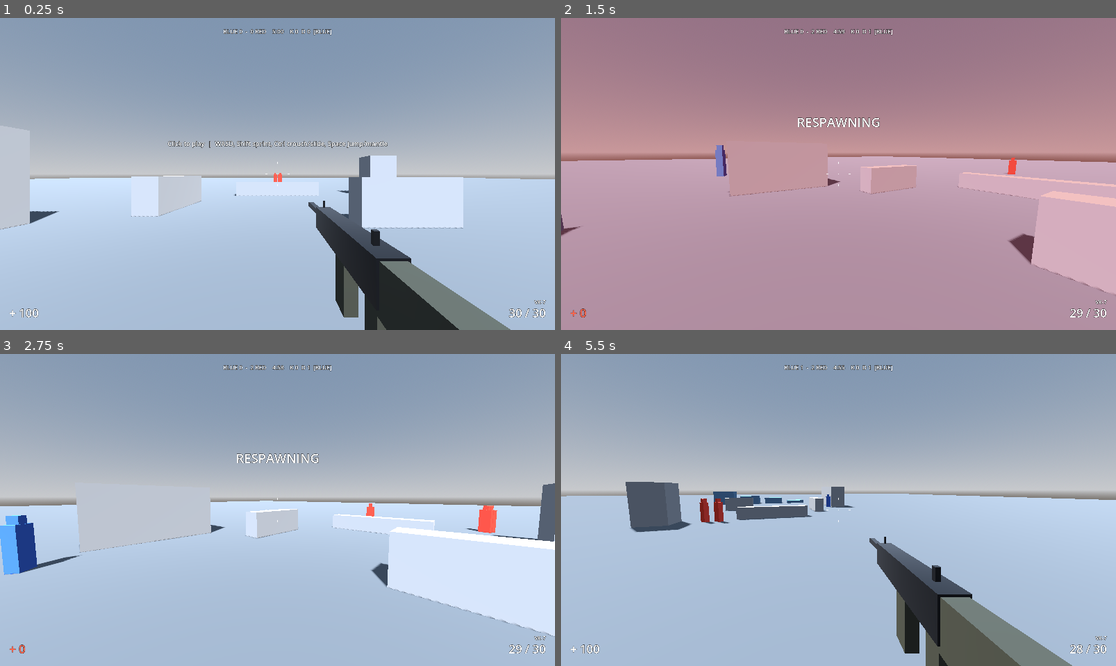
Above: before the commit, frames 1-4 (two rows, left to right).
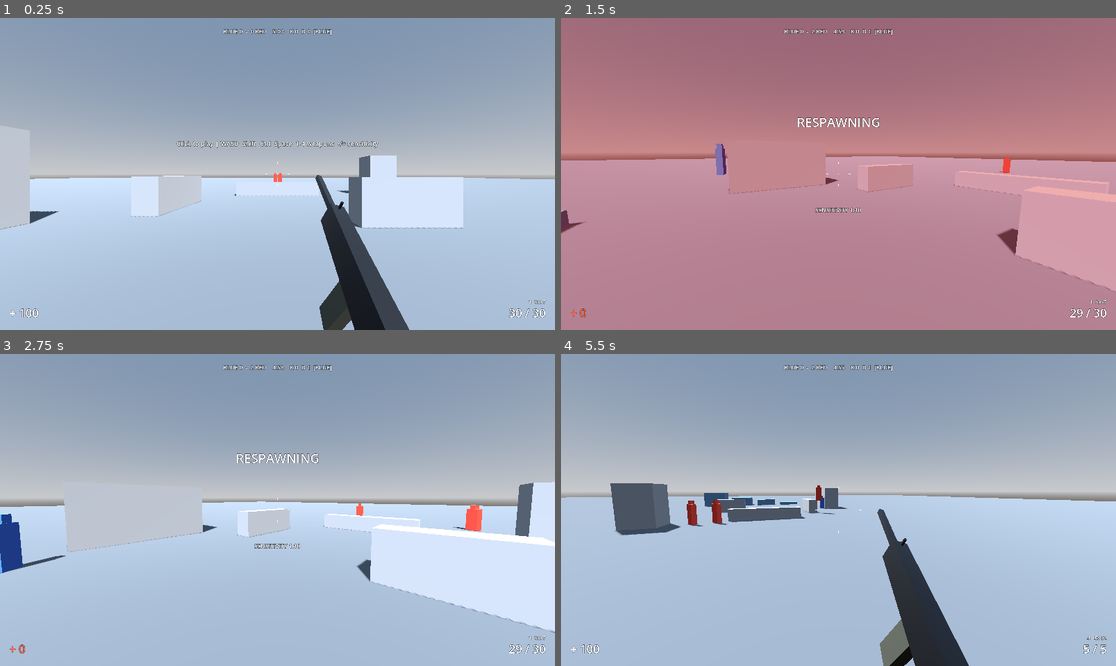
Above: after the commit, the same moments.

Repository: kosj/fps1
Game: Godot game, scene res://game/main.tscn
Same seed, same stepped clock (60 frames per second), same inputs: the game is played once before the commit and once after it.
Inputs (mouse positions are in pixels of both pictures, inside the frame that each line leads up to):
- Up to frame 1 (0.25 s): no input
- Up to frame 2 (1.5 s): tap Enter at 0.5 s; move the mouse to (960, 158) at 0.52 s; hold D (move_right) 0.53-1.28 s; right-click (960, 158) at 0.6 s; click (960, 158) at 0.67 s; tap Space (jump) at 0.77, 1.07 s; tap Ctrl (crouch) at 0.8, 1.35 s; move the mouse to (810, 174) at 1.27 s; hold = (sens_up, bound only after the commit) from 1.28 s (still down)
- Up to frame 3 (2.75 s): keep holding = (sens_up, bound only after the commit); tap Space (jump) at 1.52, 1.82 s; click (249, 510) at 1.55 s; move the mouse to (288, 503) at 2.02 s; click (288, 503) at 2.1 s; tap Shift (sprint) at 2.3 s
- Up to frame 4 (5.5 s): keep holding = (sens_up, bound only after the commit); move the mouse to (832, 516) at 2.77 s; tap Shift (sprint) at 2.85 s; click (832, 516) at 2.92 s; tap Space (jump) at 3.02, 3.32, 3.77, 4.07, 4.52, 4.82 s; tap 1 (weapon_1, bound only after the commit) at 3.05, 3.6 s; move the mouse to (877, 513) at 3.52 s; click (877, 513) at 3.67 s; tap 2 (weapon_2, bound only after the commit) at 3.8, 4.35 s; tap R (reload) at 4.15 s; move the mouse to (794, 506) at 4.27 s; click (794, 506) at 4.42 s; tap 3 (weapon_3, bound only after the commit) at 4.55, 5.1 s; move the mouse to (844, 510) at 5.02 s; click (844, 510) at 5.17 s; tap 4 (weapon_4, bound only after the commit) at 5.3 s

The runs differ from the first frame. In frame 1, 6.3% of the frame differs, in the area x 30-99%, y 39-100%; in frame 2, 2.1%; in frame 3, 5.3%; in frame 4, 8.3%, in the area x 0-100%, y 3-100%.

Commit message:
Weapons: SMG, shotgun and sniper, weapon switching, sensitivity setting
- Four data-driven weapons with distinct roles; balance tests guard
  the roles (time to kill by range, shotgun reach, sniper one-shot
  only on headshots)
- Weapon slot travels in InputCmd so the server and bots switch the
  same way; switching cancels a reload and takes 0.4 s
- Shotgun fires 8 pellets, each resolved by the same hit code
- Mouse sensitivity with - and = keys, saved to user settings; aiming
  sensitivity scales with zoom
- Bots carry the rifle, SMG or shotgun

Co-Authored-By: Claude Fable 5.2 <noreply@anthropic.com>
Claude-Session: https://claude.ai/code/session_01AU5XTYvP8kqhP5guiFZ1PH

Diff:
--- a/game/bots/combat_bot.gd
+++ b/game/bots/combat_bot.gd
@@ -20,6 +20,8 @@
 var aim_error_min := 0.03
 var settle_time := 1.5
 var fire_cone := 0.05
+## 봇이 드는 무기 슬롯.
+var weapon_slot := 0
 
 var _rng := RandomNumberGenerator.new()
 var _yaw := 0.0
@@ -55,6 +57,7 @@
 		_fight(cmd, delta, eye, feet, enemies)
 	cmd.yaw = _yaw
 	cmd.pitch = _pitch
+	cmd.weapon = weapon_slot
 	return cmd
 
 
--- a/game/core/input_setup.gd
+++ b/game/core/input_setup.gd
@@ -11,6 +11,12 @@
 	"sprint": KEY_SHIFT,
 	"crouch": KEY_CTRL,
 	"reload": KEY_R,
+	"weapon_1": KEY_1,
+	"weapon_2": KEY_2,
+	"weapon_3": KEY_3,
+	"weapon_4": KEY_4,
+	"sens_down": KEY_MINUS,
+	"sens_up": KEY_EQUAL,
 }
 
 const MOUSE_ACTIONS := {
--- a/game/net/game_session.gd
+++ b/game/net/game_session.gd
@@ -231,7 +231,10 @@
 	for index in count:
 		var id := 1000 + index
 		var entry := _add_participant(id, "bot")
-		entry["bot"] = CombatBot.new(id * 7919, entry["player"].rotation.y)
+		var bot := CombatBot.new(id * 7919, entry["player"].rotation.y)
+		# 봇은 소총, 기관단총, 산탄총을 번갈아 든다. 저격총은 봇의 조준 방식과 맞지 않아 뺀다.
+		bot.weapon_slot = index % 3
+		entry["bot"] = bot
 
 
 ## 참가자를 만들어 인원이 적은 팀에 넣는다.
@@ -458,6 +461,7 @@
 		var status := [
 			player.health, player.alive, player.weapon.state.ammo, entry["kills"], entry["deaths"],
 			entry["team"], _team_scores[0], _team_scores[1], _time_left, _intermission_left > 0.0,
+			player.weapon.slot,
 		]
 		_rpc_snapshot.rpc_id(id, _tick, entry["last_seq"], player.capture_state(), status, others)
 
@@ -700,7 +704,7 @@
 
 	if _local == null:
 		return
-	_local.apply_net_status(float(status[0]), bool(status[1]), int(status[2]))
+	_local.apply_net_status(float(status[0]), bool(status[1]), int(status[2]), int(status[10]))
 	if _local.hud != null:
 		_show_match_hud(
 			int(status[5]), int(status[6]), int(status[7]), float(status[8]),
--- a/game/player/input_cmd.gd
+++ b/game/player/input_cmd.gd
@@ -9,6 +9,7 @@
 const RELOAD := 32
 const ALL_BUTTONS := 63
 const PITCH_LIMIT := 1.55
+const MAX_WEAPON_SLOT := 3
 
 var seq := 0
 ## x: 좌우, y: 전후(전진이 -1).
@@ -18,6 +19,8 @@
 var buttons := 0
 ## 이 입력을 만들 때 클라이언트가 다른 플레이어를 그리던 서버 틱. 지연 보상에 쓴다.
 var view_tick := 0.0
+## 들고 있으려는 무기 슬롯(0부터).
+var weapon := 0
 
 
 func has(flag: int) -> bool:
@@ -25,16 +28,17 @@
 
 
 func to_array() -> Array:
-	return [seq, move, yaw, pitch, buttons, view_tick]
+	return [seq, move, yaw, pitch, buttons, view_tick, weapon]
 
 
 ## 네트워크로 받은 배열을 검증해 입력으로 바꾼다. 형식이 틀리면 null.
 ## 클라이언트는 신뢰할 수 없으므로 범위를 벗어난 값은 잘라 낸다.
 static func from_array(data: Array) -> RefCounted:
-	if data.size() != 6:
+	if data.size() != 7:
 		return null
-	if typeof(data[0]) != TYPE_INT or typeof(data[4]) != TYPE_INT:
-		return null
+	for index: int in [0, 4, 6]:
+		if typeof(data[index]) != TYPE_INT:
+			return null
 	if typeof(data[1]) != TYPE_VECTOR2:
 		return null
 	for index: int in [2, 3, 5]:
@@ -53,4 +57,5 @@
 	cmd.pitch = clampf(float(data[3]), -PITCH_LIMIT, PITCH_LIMIT)
 	cmd.buttons = int(data[4]) & ALL_BUTTONS
 	cmd.view_tick = float(data[5])
+	cmd.weapon = clampi(int(data[6]), 0, MAX_WEAPON_SLOT)
 	return cmd
--- a/game/player/player.gd
+++ b/game/player/player.gd
@@ -16,8 +16,14 @@
 const ViewModel := preload("res://game/weapons/view_model.gd")
 const Hud := preload("res://game/ui/hud.gd")
 const SfxSynth := preload("res://game/audio/sfx_synth.gd")
-const DEFAULT_WEAPON := preload("res://game/weapons/data/rifle_vk7.tres")
-const MOUSE_SENSITIVITY := 0.002
+const LOADOUT := [
+	preload("res://game/weapons/data/rifle_vk7.tres"),
+	preload("res://game/weapons/data/smg_kestrel.tres"),
+	preload("res://game/weapons/data/shotgun_m90.tres"),
+	preload("res://game/weapons/data/sniper_lr12.tres"),
+]
+const SETTINGS_PATH := "user://settings.cfg"
+const BASE_SENSITIVITY := 0.002
 const ADS_SENSITIVITY_SCALE := 0.6
 const PITCH_LIMIT := 1.55
 const BASE_FOV := 80.0
@@ -46,6 +52,8 @@
 var view_from_cmd := false
 ## 헤드리스 테스트에는 포인터 잠금이 없으므로 끌 수 있게 한다.
 var require_mouse_capture := true
+## 마우스 감도 배율. - 와 = 키로 조절하고 설정 파일에 저장한다.
+var sensitivity_scale := 1.0
 var weapon: WeaponController
 var view_model: ViewModel
 var hud: Hud
@@ -58,6 +66,7 @@
 var _mantle_progress := 0.0
 var _prev_buttons := 0
 var _suppress_fire := false
+var _selected_slot := 0
 var _step_distance := 0.0
 var _shape: CapsuleShape3D
 var _sounds := {}
@@ -88,10 +97,10 @@
 		_build_view()
 	else:
 		_camera.current = false
-	weapon.setup(self, DEFAULT_WEAPON)
+	weapon.setup(self, LOADOUT)
 	if is_local:
-		hud.set_weapon_name(weapon.data.display_name)
 		hud.set_health(health, MAX_HEALTH)
+		_load_settings()
 
 
 ## 입력을 받아도 되는 상태인지. 브라우저에서는 클릭으로 포인터를 잠근 뒤부터 조작한다.
@@ -146,6 +155,10 @@
 	for action: String in _button_actions:
 		if Input.is_action_pressed(action):
 			cmd.buttons |= int(_button_actions[action])
+	for index in LOADOUT.size():
+		if Input.is_action_pressed("weapon_%d" % (index + 1)):
+			_selected_slot = index
+	cmd.weapon = _selected_slot
 	# 포인터를 잠그려고 누른 클릭이 그대로 발사되지 않게 한다.
 	if _suppress_fire:
 		if cmd.has(InputCmd.FIRE):
@@ -213,7 +226,7 @@
 
 
 ## 서버가 알려 준 체력과 생존 여부를 반영한다.
-func apply_net_status(new_health: float, new_alive: bool, ammo: int) -> void:
+func apply_net_status(new_health: float, new_alive: bool, ammo: int, server_slot: int) -> void:
 	if new_alive and not alive:
 		weapon.reset()
 		move_state = MoveState.NORMAL
@@ -227,7 +240,7 @@
 		if is_local:
 			hud.set_health(health, MAX_HEALTH)
 	# 예측한 탄약이 서버와 크게 어긋났을 때만 맞춘다(발사 직후의 작은 차이는 정상).
-	if absi(weapon.state.ammo - ammo) > 3:
+	if server_slot == weapon.slot and absi(weapon.state.ammo - ammo) > 3:
 		weapon.state.ammo = ammo
 		weapon.ammo_changed.emit(ammo, weapon.data.magazine_size)
 
@@ -254,9 +267,22 @@
 		_suppress_fire = true
 	elif event.is_action_pressed("ui_cancel"):
 		Input.mouse_mode = Input.MOUSE_MODE_VISIBLE
+	elif event.is_action_pressed("sens_down"):
+		_set_sensitivity(sensitivity_scale / 1.1)
+	elif event.is_action_pressed("sens_up"):
+		_set_sensitivity(sensitivity_scale * 1.1)
+	elif event is InputEventMouseButton and event.is_pressed() and captured:
+		# 마우스 휠로 다음/이전 무기.
+		var button := (event as InputEventMouseButton).button_index
+		if button == MOUSE_BUTTON_WHEEL_DOWN:
+			_selected_slot = (_selected_slot + 1) % LOADOUT.size()
+		elif button == MOUSE_BUTTON_WHEEL_UP:
+			_selected_slot = (_selected_slot + LOADOUT.size() - 1) % LOADOUT.size()
 	elif event is InputEventMouseMotion and captured:
 		var motion := event as InputEventMouseMotion
-		var sensitivity := MOUSE_SENSITIVITY * lerpf(1.0, ADS_SENSITIVITY_SCALE, weapon.aim_blend)
+		var zoom := weapon.data.ads_fov / BASE_FOV
+		var ads_scale := lerpf(1.0, ADS_SENSITIVITY_SCALE * zoom / 0.6875, weapon.aim_blend)
+		var sensitivity := BASE_SENSITIVITY * sensitivity_scale * ads_scale
 		add_view_rotation(-motion.relative.x * sensitivity, -motion.relative.y * sensitivity)
 		view_model.add_look_delta(motion.relative)
 
@@ -436,6 +462,7 @@
 	weapon.reload_started.connect(_on_reload_started)
 	weapon.reload_finished.connect(_on_reload_finished)
 	weapon.dry_fired.connect(_play.bind("dry"))
+	weapon.weapon_changed.connect(_on_weapon_changed)
 
 
 func _add_sound(key: String, stream: AudioStream, polyphony: int, volume_db: float) -> void:
@@ -466,6 +493,26 @@
 	get_tree().create_timer(IMPACT_LIFETIME).timeout.connect(marker.queue_free)
 
 
+func _on_weapon_changed(data: Resource) -> void:
+	hud.set_weapon_name("%d  %s" % [weapon.slot + 1, data.get("display_name")])
+	hud.set_reloading(false)
+	view_model.play_reload(WeaponController.SWITCH_TIME)
+
+
+func _set_sensitivity(value: float) -> void:
+	sensitivity_scale = clampf(value, 0.2, 5.0)
+	hud.show_notice("SENSITIVITY %.2f" % sensitivity_scale)
+	var config := ConfigFile.new()
+	config.set_value("input", "sensitivity_scale", sensitivity_scale)
+	config.save(SETTINGS_PATH)
+
+
+func _load_settings() -> void:
+	var config := ConfigFile.new()
+	if config.load(SETTINGS_PATH) == OK:
+		sensitivity_scale = clampf(config.get_value("input", "sensitivity_scale", 1.0), 0.2, 5.0)
+
+
 func _on_reload_started(duration: float) -> void:
 	view_model.play_reload(duration)
 	hud.set_reloading(true)
--- a/game/ui/hud.gd
+++ b/game/ui/hud.gd
@@ -14,6 +14,8 @@
 var _score_label: Label
 var _damage_overlay: ColorRect
 var _message_label: Label
+var _notice_label: Label
+var _notice_left := 0.0
 
 
 func _ready() -> void:
@@ -46,13 +48,16 @@
 	_message_label = _make_label(root, 44, Control.PRESET_CENTER)
 	_message_label.offset_top = -200
 	_message_label.offset_bottom = -150
+	_notice_label = _make_label(root, 20, Control.PRESET_CENTER)
+	_notice_label.offset_top = 110
+	_notice_label.offset_bottom = 140
 	_status_label = _make_label(root, 20, Control.PRESET_CENTER)
 	_status_label.offset_top = 60
 	_status_label.offset_bottom = 90
 	_hint_label = _make_label(root, 22, Control.PRESET_CENTER)
 	_hint_label.offset_top = -120
 	_hint_label.offset_bottom = -90
-	_hint_label.text = "Click to play  |  WASD, Shift sprint, Ctrl crouch/slide, Space jump/mantle"
+	_hint_label.text = "Click to play | WASD  Shift  Ctrl  Space  1-4 weapons  -/= sensitivity"
 
 
 func set_ammo(ammo: int, magazine_size: int) -> void:
@@ -81,8 +86,16 @@
 	_damage_overlay.color.a = 0.35
 
 
+## 설정 변경 같은 짧은 알림을 2초간 보여 준다.
+func show_notice(text: String) -> void:
+	_notice_label.text = text
+	_notice_left = 2.0
+
+
 func _process(delta: float) -> void:
 	_damage_overlay.color.a = maxf(_damage_overlay.color.a - delta * 0.9, 0.0)
+	_notice_left = maxf(_notice_left - delta, 0.0)
+	_notice_label.visible = _notice_left > 0.0
 
 
 func set_weapon_name(weapon_name: String) -> void:
--- /dev/null
+++ b/game/weapons/data/shotgun_m90.tres
@@ -0,0 +1,28 @@
+[gd_resource type="Resource" load_steps=2 format=3]
+
+[ext_resource type="Script" path="res://game/weapons/weapon_data.gd" id="1_data"]
+
+[resource]
+script = ExtResource("1_data")
+display_name = "M90 Breacher"
+automatic = false
+pellets = 8
+pellet_spread_deg = 3.5
+damage = 14.0
+min_damage = 3.0
+headshot_multiplier = 1.2
+falloff_start = 6.0
+falloff_end = 18.0
+max_range = 60.0
+fire_interval = 0.75
+magazine_size = 6
+reload_time = 2.6
+ads_time = 0.22
+ads_fov = 65.0
+hip_spread_deg = 0.5
+ads_spread_deg = 0.2
+move_spread_deg = 0.5
+recoil_pattern = PackedVector2Array(0.3, 3.2)
+recoil_recovery = 7.0
+recoil_reset_time = 0.5
+ads_recoil_scale = 0.9
--- /dev/null
+++ b/game/weapons/data/smg_kestrel.tres
@@ -0,0 +1,26 @@
+[gd_resource type="Resource" load_steps=2 format=3]
+
+[ext_resource type="Script" path="res://game/weapons/weapon_data.gd" id="1_data"]
+
+[resource]
+script = ExtResource("1_data")
+display_name = "Kestrel-9"
+automatic = true
+damage = 25.0
+min_damage = 12.0
+headshot_multiplier = 1.4
+falloff_start = 12.0
+falloff_end = 30.0
+max_range = 150.0
+fire_interval = 0.065
+magazine_size = 32
+reload_time = 1.6
+ads_time = 0.14
+ads_fov = 60.0
+hip_spread_deg = 1.6
+ads_spread_deg = 0.3
+move_spread_deg = 0.8
+recoil_pattern = PackedVector2Array(0, 0.55, 0.08, 0.5, -0.1, 0.48, 0.15, 0.45, 0.2, 0.42, -0.05, 0.4, -0.22, 0.38, -0.25, 0.36, 0.05, 0.35, 0.24, 0.34, 0.2, 0.33, -0.1, 0.32, -0.24, 0.32, 0.1, 0.3)
+recoil_recovery = 11.0
+recoil_reset_time = 0.3
+ads_recoil_scale = 0.8
--- /dev/null
+++ b/game/weapons/data/sniper_lr12.tres
@@ -0,0 +1,26 @@
+[gd_resource type="Resource" load_steps=2 format=3]
+
+[ext_resource type="Script" path="res://game/weapons/weapon_data.gd" id="1_data"]
+
+[resource]
+script = ExtResource("1_data")
+display_name = "LR-12"
+automatic = false
+damage = 90.0
+min_damage = 75.0
+headshot_multiplier = 1.5
+falloff_start = 60.0
+falloff_end = 120.0
+max_range = 300.0
+fire_interval = 1.1
+magazine_size = 5
+reload_time = 2.8
+ads_time = 0.35
+ads_fov = 25.0
+hip_spread_deg = 5.0
+ads_spread_deg = 0.02
+move_spread_deg = 3.0
+recoil_pattern = PackedVector2Array(0.2, 4.0)
+recoil_recovery = 6.0
+recoil_reset_time = 0.8
+ads_recoil_scale = 1.0
--- a/game/weapons/weapon_controller.gd
+++ b/game/weapons/weapon_controller.gd
@@ -10,6 +10,7 @@
 signal reload_started(duration: float)
 signal reload_finished
 signal dry_fired
+signal weapon_changed(weapon: WeaponData)
 
 const InputCmd := preload("res://game/player/input_cmd.gd")
 const WeaponData := preload("res://game/weapons/weapon_data.gd")
@@ -18,9 +19,14 @@
 const WORLD_MASK := 1
 ## 월드(1)와 히트박스(4). 캐릭터 몸체 캡슐(2)은 맞히지 않는다.
 const HIT_MASK := 5
+## 무기를 바꾼 뒤 쏠 수 있게 되기까지의 시간(초).
+const SWITCH_TIME := 0.4
 
+## 지금 들고 있는 무기의 데이터와 상태.
 var data: WeaponData
 var state: WeaponState
+var loadout: Array = []
+var slot := 0
 var recoil := Recoil.new()
 ## 0은 지향 사격, 1은 정조준.
 var aim_blend := 0.0
@@ -32,21 +38,30 @@
 var _player: CharacterBody3D
 var _applied_recoil := Vector2.ZERO
 var _trigger_was_down := false
+var _states: Array = []
+var _switch_left := 0.0
 
 
-func setup(player: CharacterBody3D, weapon: WeaponData) -> void:
+func setup(player: CharacterBody3D, weapons: Array) -> void:
 	_player = player
-	data = weapon
+	loadout = weapons
 	resolve_shot = resolve_offline
 	reset()
 
 
-## 탄창을 채우고 상태를 처음으로 되돌린다(리스폰).
+## 모든 무기의 탄창을 채우고 상태를 처음으로 되돌린다(리스폰). 들고 있던 슬롯은 유지한다.
 func reset() -> void:
-	state = WeaponState.new(data)
+	_states.clear()
+	for index in loadout.size():
+		_states.append(WeaponState.new(loadout[index], index + 1))
 	aim_blend = 0.0
 	_trigger_was_down = false
-	ammo_changed.emit(state.ammo, data.magazine_size)
+	_switch_left = 0.0
+	_select(clampi(slot, 0, loadout.size() - 1))
+
+
+func is_switching() -> bool:
+	return _switch_left > 0.0
 
 
 func current_spread_deg() -> float:
@@ -59,7 +74,14 @@
 
 ## 한 틱 진행한다. pressed는 이번 틱에 새로 눌린 버튼 비트.
 func tick(cmd: InputCmd, pressed: int, delta: float) -> void:
-	var can_use: bool = not _player.blocks_weapon()
+	var wanted := clampi(cmd.weapon, 0, loadout.size() - 1)
+	if wanted != slot:
+		state.cancel_reload()
+		_select(wanted)
+		_switch_left = SWITCH_TIME
+		aim_blend = 0.0
+	_switch_left = maxf(_switch_left - delta, 0.0)
+	var can_use: bool = not _player.blocks_weapon() and _switch_left <= 0.0
 	var wants_aim := can_use and cmd.has(InputCmd.AIM)
 	var aim_target := 1.0 if wants_aim else 0.0
 	aim_blend = move_toward(aim_blend, aim_target, delta / maxf(data.ads_time, 0.01))
@@ -126,6 +148,14 @@
 	_player.add_view_rotation(deg_to_rad(-change.x), deg_to_rad(change.y))
 
 
+func _select(index: int) -> void:
+	slot = index
+	data = loadout[index]
+	state = _states[index]
+	weapon_changed.emit(data)
+	ammo_changed.emit(state.ammo, data.magazine_size)
+
+
 func _reload() -> void:
 	if state.start_reload():
 		reload_started.emit(data.reload_time)
@@ -139,9 +169,14 @@
 
 	var spread := state.roll_spread(current_spread_deg())
 	var view := Basis.from_euler(Vector3(cmd.pitch, cmd.yaw, 0.0))
-	var direction := (-view.z).rotated(view.y, spread.x).rotated(view.x, spread.y).normalized()
+	var aim := (-view.z).rotated(view.y, spread.x).rotated(view.x, spread.y).normalized()
 	var origin: Vector3 = _player.eye_position()
-	resolve_shot.call(origin, direction)
+	for pellet in data.pellets:
+		var direction := aim
+		if data.pellets > 1:
+			var offset := state.roll_spread(data.pellet_spread_deg)
+			direction = aim.rotated(view.y, offset.x).rotated(view.x, offset.y).normalized()
+		resolve_shot.call(origin, direction)
 
 	fired.emit(kick)
 	ammo_changed.emit(state.ammo, data.magazine_size)
--- a/game/weapons/weapon_data.gd
+++ b/game/weapons/weapon_data.gd
@@ -3,6 +3,11 @@
 
 @export var display_name := "Rifle"
 @export var automatic := true
+
+## 한 번 쏠 때 나가는 탄 수. 산탄총은 여러 발이다.
+@export var pellets := 1
+## 산탄이 조준점 주위로 퍼지는 각도. 정조준해도 줄지 않는다.
+@export var pellet_spread_deg := 0.0
 
 @export_group("Damage")
 @export var damage := 28.0
--- a/game/weapons/weapon_state.gd
+++ b/game/weapons/weapon_state.gd
@@ -66,6 +66,13 @@
 	return true
 
 
+## 무기를 바꾸면 진행 중이던 재장전은 취소된다.
+func cancel_reload() -> void:
+	if phase == Phase.RELOADING:
+		phase = Phase.READY
+		reload_left = 0.0
+
+
 ## 원뿔 안에서 고르게 뽑은 편차(라디안). x: 좌우, y: 상하.
 func roll_spread(spread_deg: float) -> Vector2:
 	var radius := deg_to_rad(spread_deg) * sqrt(_rng.randf())
--- a/tests/run_tests.gd
+++ b/tests/run_tests.gd
@@ -9,6 +9,7 @@
 	"core": preload("res://tests/test_core.gd"),
 	"net": preload("res://tests/test_net.gd"),
 	"bot": preload("res://tests/test_bot.gd"),
+	"weapons": preload("res://tests/test_weapons.gd"),
 }
 
 
--- a/tests/smoke/smoke.gd
+++ b/tests/smoke/smoke.gd
@@ -7,7 +7,7 @@
 const TargetDummy := preload("res://game/combat/target_dummy.gd")
 const ACTIONS := [
 	"move_forward", "move_back", "move_left", "move_right",
-	"jump", "sprint", "crouch", "reload", "fire", "aim",
+	"jump", "sprint", "crouch", "reload", "fire", "aim", "weapon_3",
 ]
 const LEDGE_HEIGHT := 1.0
 
@@ -18,6 +18,8 @@
 var _start_z := 0.0
 var _saw_slide := false
 var _saw_mantle := false
+var _shots_before := 0
+var _hits_before := 0
 
 
 func _ready() -> void:
@@ -81,7 +83,29 @@
 			var position_now := _player.global_position
 			_expect(absf(position_now.y - LEDGE_HEIGHT) < 0.15, "player is not standing on the ledge")
 			_expect(position_now.z < -0.6, "player did not move onto the ledge")
-		510:
+		505:
+			# 산탄총으로 바꿔 5 m 앞 더미를 쏜다.
+			_player.global_position = Vector3(0.0, 0.05, -25.0)
+			_player.velocity = Vector3.ZERO
+			Input.action_press("weapon_3")
+		507:
+			Input.action_release("weapon_3")
+		550:
+			var weapon: Node = _player.get("weapon")
+			_expect(weapon.get("slot") == 2, "pressing 3 did not switch to the shotgun")
+			_shots_before = weapon.get("shots_fired")
+			_hits_before = weapon.get("hits_landed")
+			Input.action_press("fire")
+		552:
+			Input.action_release("fire")
+		570:
+			var weapon: Node = _player.get("weapon")
+			var shots: int = weapon.get("shots_fired") - _shots_before
+			var hits: int = weapon.get("hits_landed") - _hits_before
+			_expect(shots == 1, "one trigger pull fired %d shotgun shells" % shots)
+			_expect(hits >= 2, "only %d of 8 pellets hit a dummy 5 m away" % hits)
+			print("smoke: shotgun landed %d of 8 pellets" % hits)
+		580:
 			_finish()
 
 
--- a/tests/test_net.gd
+++ b/tests/test_net.gd
@@ -14,9 +14,12 @@
 	cmd.pitch = -0.4
 	cmd.buttons = InputCmd.FIRE | InputCmd.AIM
 	cmd.view_tick = 1234.5
+	cmd.weapon = 2
 	var copy: InputCmd = InputCmd.from_array(cmd.to_array())
 	if copy == null:
 		return "valid input was rejected"
+	if copy.weapon != 2:
+		return "round trip changed the weapon slot"
 	if copy.seq != 42 or copy.buttons != cmd.buttons or not copy.move.is_equal_approx(cmd.move):
 		return "round trip changed the input"
 	if absf(copy.yaw - 1.2) > 0.0001 or absf(copy.pitch + 0.4) > 0.0001:
@@ -27,12 +30,13 @@
 func test_input_rejects_malformed_data() -> String:
 	var bad_inputs := [
 		[],
-		[1, Vector2.ZERO, 0.0, 0.0, 0],
-		["1", Vector2.ZERO, 0.0, 0.0, 0, 0.0],
-		[1, "move", 0.0, 0.0, 0, 0.0],
-		[1, Vector2.ZERO, NAN, 0.0, 0, 0.0],
-		[1, Vector2(INF, 0.0), 0.0, 0.0, 0, 0.0],
-		[1, Vector2.ZERO, 0.0, 0.0, 0.5, 0.0],
+		[1, Vector2.ZERO, 0.0, 0.0, 0, 0.0],
+		["1", Vector2.ZERO, 0.0, 0.0, 0, 0.0, 0],
+		[1, "move", 0.0, 0.0, 0, 0.0, 0],
+		[1, Vector2.ZERO, NAN, 0.0, 0, 0.0, 0],
+		[1, Vector2(INF, 0.0), 0.0, 0.0, 0, 0.0, 0],
+		[1, Vector2.ZERO, 0.0, 0.0, 0.5, 0.0, 0],
+		[1, Vector2.ZERO, 0.0, 0.0, 0, 0.0, "rifle"],
 	]
 	for index in bad_inputs.size():
 		if InputCmd.from_array(bad_inputs[index]) != null:
@@ -42,7 +46,7 @@
 
 func test_input_clamps_cheating_values() -> String:
 	# 속도를 올리려고 이동 벡터를 키우거나, 없는 버튼 비트를 넣거나, 시선을 뒤집는 값을 잘라 낸다.
-	var cmd: InputCmd = InputCmd.from_array([7, Vector2(50.0, 0.0), 100.0, 9.0, 4095, 0.0])
+	var cmd: InputCmd = InputCmd.from_array([7, Vector2(50.0, 0.0), 100.0, 9.0, 4095, 0.0, 99])
 	if cmd == null:
 		return "input was rejected instead of clamped"
 	if cmd.move.length() > 1.0001:
@@ -53,6 +57,8 @@
 		return "yaw %f was not wrapped" % cmd.yaw
 	if cmd.buttons != InputCmd.ALL_BUTTONS:
 		return "unknown button bits were kept"
+	if cmd.weapon != InputCmd.MAX_WEAPON_SLOT:
+		return "weapon slot %d was not clamped" % cmd.weapon
 	return ""
 
 
--- /dev/null
+++ b/tests/test_weapons.gd
@@ -0,0 +1,71 @@
+extends RefCounted
+## 무기 밸런스 데이터가 의도한 역할을 지키는지 확인한다. 수치를 고치다 역할이 뒤바뀌면 여기서 걸린다.
+
+const WeaponData := preload("res://game/weapons/weapon_data.gd")
+const WeaponState := preload("res://game/weapons/weapon_state.gd")
+const RIFLE: WeaponData = preload("res://game/weapons/data/rifle_vk7.tres")
+const SMG: WeaponData = preload("res://game/weapons/data/smg_kestrel.tres")
+const SHOTGUN: WeaponData = preload("res://game/weapons/data/shotgun_m90.tres")
+const SNIPER: WeaponData = preload("res://game/weapons/data/sniper_lr12.tres")
+const HEALTH := 100.0
+
+
+func test_all_weapons_have_sane_values() -> String:
+	for weapon: WeaponData in [RIFLE, SMG, SHOTGUN, SNIPER]:
+		var name := weapon.display_name
+		if weapon.damage <= 0.0 or weapon.min_damage <= 0.0 or weapon.min_damage > weapon.damage:
+			return "%s has invalid damage values" % name
+		if weapon.fire_interval <= 0.0 or weapon.magazine_size <= 0 or weapon.reload_time <= 0.0:
+			return "%s has invalid handling values" % name
+		if weapon.falloff_end <= weapon.falloff_start or weapon.max_range < weapon.falloff_end:
+			return "%s has invalid range values" % name
+		if weapon.pellets < 1 or weapon.recoil_pattern.is_empty():
+			return "%s has no pellets or no recoil pattern" % name
+		if weapon.ads_spread_deg > weapon.hip_spread_deg:
+			return "%s is less accurate when aiming than from the hip" % name
+	return ""
+
+
+func test_time_to_kill_fits_each_role() -> String:
+	# 근거리(5 m) 몸통 기준 처치 시간. 기관단총이 소총보다 빠르고, 둘 다 0.2~0.5초 사이여야 한다.
+	var rifle := _time_to_kill(RIFLE, 5.0)
+	var smg := _time_to_kill(SMG, 5.0)
+	if smg >= rifle:
+		return "SMG (%.2f s) should kill faster than the rifle (%.2f s) up close" % [smg, rifle]
+	if rifle < 0.2 or rifle > 0.5:
+		return "rifle time to kill %.2f s is outside 0.2-0.5 s" % rifle
+	# 중거리(40 m)에서는 소총이 앞선다.
+	var rifle_far := _time_to_kill(RIFLE, 40.0)
+	var smg_far := _time_to_kill(SMG, 40.0)
+	if rifle_far >= smg_far:
+		return "rifle (%.2f s) should beat the SMG (%.2f s) at 40 m" % [rifle_far, smg_far]
+	return ""
+
+
+func test_shotgun_kills_close_but_not_far() -> String:
+	var close: float = WeaponState.damage_at(SHOTGUN, 3.0, false) * SHOTGUN.pellets
+	var far: float = WeaponState.damage_at(SHOTGUN, 25.0, false) * SHOTGUN.pellets
+	if close < HEALTH:
+		return "all pellets at 3 m deal %.0f, not enough for a one-shot kill" % close
+	if far >= HEALTH / 2.0:
+		return "all pellets at 25 m deal %.0f, the shotgun reaches too far" % far
+	return ""
+
+
+func test_sniper_one_shots_only_with_a_headshot() -> String:
+	var body: float = WeaponState.damage_at(SNIPER, 50.0, false)
+	var head: float = WeaponState.damage_at(SNIPER, 50.0, true)
+	if body >= HEALTH:
+		return "sniper body shot deals %.0f and kills in one hit" % body
+	if head < HEALTH:
+		return "sniper headshot deals %.0f and does not kill" % head
+	if body * 2.0 < HEALTH:
+		return "sniper needs more than two body shots"
+	return ""
+
+
+## 몸통에 모두 맞혔을 때 처치까지 걸리는 시간(첫 발은 0초에 나간다).
+func _time_to_kill(weapon: WeaponData, distance: float) -> float:
+	var per_shot: float = WeaponState.damage_at(weapon, distance, false) * weapon.pellets
+	var shots := int(ceilf(HEALTH / per_shot))
+	return (shots - 1) * weapon.fire_interval
